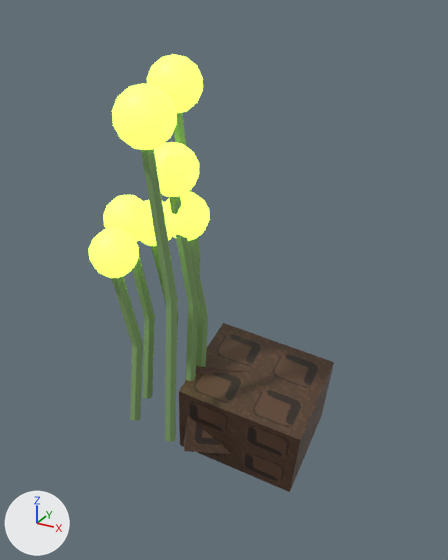
An edit to the glTF model models/Zones/03_Swamp/BogGlowBulbs/BogGlowBulbs.glb, drawn before and after from the same camera.
Rendered twice from a camera (50 mm lens) standing at (4.65, -8.84, 4.83) and looking at (-0.06, -0.28, 0.55). The lights are fixed; the arrows at lower left show +X, +Y and +Z. The picture after the commit comes second. Vertices at exactly the same position are counted once.

In view in the first picture: 'BogGlowBulbs', 'BogGlowBulbs_Glow'.
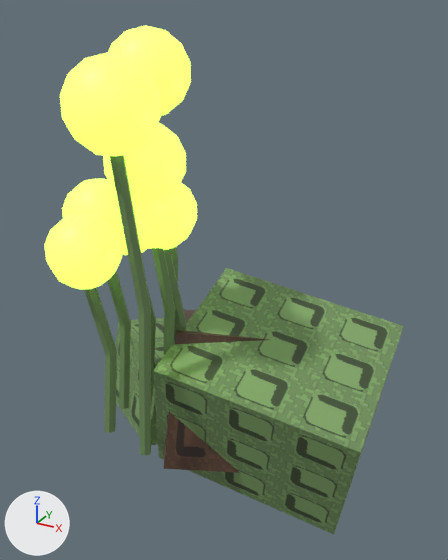
Location of each change, (x1, y1, x2, y2) in pixels of the pictures (448 x 560 px; the box of a moved part takes in the faces that stretch with it):
'BogGlowBulbs', reshaped: before (112, 113, 334, 492); after (84, 155, 404, 534)
'BogGlowBulbs_Glow', reshaped (25% wider, 18% taller): before (88, 54, 210, 278); after (44, 25, 197, 290)
part 1 of me_bogglowbulbs, moved or reshaped: before (151, 246, 179, 329); after (127, 255, 156, 400)
part 2 of me_bogglowbulbs, moved or reshaped: before (132, 255, 155, 399); after (107, 270, 131, 409)
part 3 of me_bogglowbulbs, moved or reshaped: before (112, 277, 143, 421); after (84, 287, 117, 433)
part 4 of me_bogglowbulbs, moved or reshaped: before (141, 149, 178, 442); after (110, 155, 151, 456)
part 5 of me_bogglowbulbs, moved or reshaped: before (169, 196, 199, 382); after (152, 248, 176, 356)
part 6 of me_bogglowbulbs, moved or reshaped: before (188, 240, 209, 367); after (164, 249, 187, 331)
part 7 of me_bogglowbulbs, rebuilt (not visible afterwards): before (184, 366, 250, 454)
part 8 of me_bogglowbulbs, rebuilt (62% wider, 57% taller): before (179, 323, 334, 492); after (153, 268, 404, 534)
part 9 of me_bogglowbulbs, added: after (170, 246, 179, 336)
part 10 of me_bogglowbulbs, added (brown): after (164, 310, 269, 473)
part 11 of me_bogglowbulbs, added (green): after (115, 318, 164, 445)
part 12 of me_bogglowbulbs, deleted: before (174, 113, 201, 359)
part 13 of me_bogglowbulbs_glow, moved or reshaped: before (147, 54, 203, 113); after (108, 25, 191, 115)
part 14 of me_bogglowbulbs_glow, moved or reshaped (mostly hidden afterwards): before (139, 200, 172, 246); after (121, 236, 148, 255)
part 15 of me_bogglowbulbs_glow, moved or reshaped: before (103, 195, 150, 242); after (62, 179, 125, 243)
part 16 of me_bogglowbulbs_glow, moved or reshaped: before (88, 228, 139, 278); after (44, 213, 122, 290)
part 17 of me_bogglowbulbs_glow, moved or reshaped: before (112, 83, 177, 150); after (60, 52, 161, 156)
part 18 of me_bogglowbulbs_glow, moved or reshaped: before (154, 142, 199, 197); after (103, 123, 186, 205)
part 19 of me_bogglowbulbs_glow, moved or reshaped: before (163, 192, 210, 241); after (132, 183, 197, 250)

The change, as a diff of the scene's bpy script:
```diff
--- a/models/Zones/03_Swamp/BogGlowBulbs/BogGlowBulbs.glb.py
+++ b/models/Zones/03_Swamp/BogGlowBulbs/BogGlowBulbs.glb.py
@@ me_bogglowbulbs @@
-me_bogglowbulbs.from_pydata(...)  # 535 vertices, 1012 faces; spans x -1.71..1.71, y -1.78..1.78, z -3.42..3.42
+me_bogglowbulbs.from_pydata(...)  # 622 vertices, 1184 faces; spans x -2.89..2.89, y -2.39..2.39, z -3.54..3.54
+# me_bogglowbulbs part 1: the loose piece of 67 vertices spanning x -1.48..-1.08, y -0.48..-0.1, z -1.94..1.13 is moved by (-0.07, -0.62, 0.12)
+# me_bogglowbulbs part 2: the loose piece of 67 vertices spanning x -1.71..-1.31, y -0.92..-0.53, z -1.94..1.28 is moved by (-0.07, -0.62, 0.12)
+# me_bogglowbulbs part 3: the loose piece of 67 vertices spanning x -1.5..-1.1, y -1.59..-1.21, z -1.94..0.93 is moved by (-0.07, -0.62, 0.12)
+# me_bogglowbulbs part 4: the loose piece of 68 vertices spanning x -0.63..-0.23, y -1.78..-1.39, z -1.94..3.16 is moved by (-0.07, -0.62, 0.12)
+# me_bogglowbulbs part 5: the loose piece of 67 vertices spanning x -0.81..-0.42, y -0.85..-0.46, z -1.94..2.21 is moved by (-0.07, -0.62, 0.12)
+# me_bogglowbulbs part 6: the loose piece of 67 vertices spanning x -0.8..-0.4, y -0.53..-0.15, z -1.94..1.36 is moved by (-0.07, -0.62, 0.12)
+# me_bogglowbulbs part 7: the loose piece of 26 vertices spanning x -1.53..1.06, y -1.11..1.78, z -3.42..-1.16 is rebuilt with 26 vertices and now spans x -1.31..1.78, y -1.41..2.0, z -3.05..-0.9
+# me_bogglowbulbs part 8: the loose piece of 26 vertices spanning x -0.94..1.71, y -1.07..1.4, z -3.37..-0.89 is rebuilt with 56 vertices and now spans x -1.08..2.89, y -1.88..1.84, z -3.47..0.26
+# me_bogglowbulbs part 9: a new loose piece of 67 vertices spanning x -1.18..-0.78, y -0.87..-0.48, z -1.81..3.54, in mat_bogglowbulbs_mat (picture img_bogglowbulbs_texture)
+# me_bogglowbulbs part 10: a new loose piece of 44 vertices spanning x -1.96..1.93, y -1.93..2.39, z -3.54..-0.15, in mat_bogglowbulbs_mat (picture img_bogglowbulbs_texture)
+# me_bogglowbulbs part 11: a new loose piece of 26 vertices spanning x -2.89..0.05, y -1.23..1.76, z -3.16..-1.0, in mat_bogglowbulbs_mat (picture img_bogglowbulbs_texture)
+# me_bogglowbulbs part 12: the loose piece of 68 vertices spanning x -1.11..-0.71, y -0.25..0.13, z -1.94..3.42 is deleted
+# other edits to the shape of me_bogglowbulbs do not show in these pictures
 me_bogglowbulbs.materials.append(mat_bogglowbulbs_mat)
@@ me_bogglowbulbs_glow @@
-me_bogglowbulbs_glow.from_pydata(...)  # 434 vertices, 840 faces; spans x -2.01..-0.09, y -2.11..0.26, z 0.81..4.17
+me_bogglowbulbs_glow.from_pydata(...)  # 434 vertices, 840 faces; spans x -2.26..0.03, y -2.91..-0.17, z 0.85..4.59
+# me_bogglowbulbs_glow part 13: the loose piece of 62 vertices spanning x -1.46..-0.56, y -0.59..0.26, z 3.25..4.17 is scaled about its middle by 1.45, then moved by (-0.07, -0.62, 0.22)
+# me_bogglowbulbs_glow part 14: the loose piece of 62 vertices spanning x -1.78..-0.98, y -0.78..-0.02, z 1.0..1.82 is scaled about its middle by 1.44, then moved by (-0.07, -0.62, 0.22)
+# me_bogglowbulbs_glow part 15: the loose piece of 62 vertices spanning x -2.01..-1.21, y -1.21..-0.45, z 1.15..1.98 is scaled about its middle by 1.44, then moved by (-0.07, -0.62, 0.22)
+# me_bogglowbulbs_glow part 16: the loose piece of 62 vertices spanning x -1.8..-1.01, y -1.88..-1.13, z 0.81..1.62 is scaled about its middle by 1.44, then moved by (-0.07, -0.62, 0.22)
+# me_bogglowbulbs_glow part 17: the loose piece of 62 vertices spanning x -0.97..-0.09, y -2.11..-1.27, z 2.99..3.9 is scaled about its middle by 1.44, then moved by (-0.07, -0.62, 0.22)
+# me_bogglowbulbs_glow part 18: the loose piece of 62 vertices spanning x -1.14..-0.29, y -1.16..-0.36, z 2.06..2.93 is scaled about its middle by 1.44, then moved by (-0.07, -0.62, 0.22)
+# me_bogglowbulbs_glow part 19: the loose piece of 62 vertices spanning x -1.11..-0.3, y -0.83..-0.06, z 1.23..2.06 is scaled about its middle by 1.44, then moved by (-0.07, -0.62, 0.22)
 me_bogglowbulbs_glow.materials.append(mat_bogglowbulbs_glow_neon)
```
